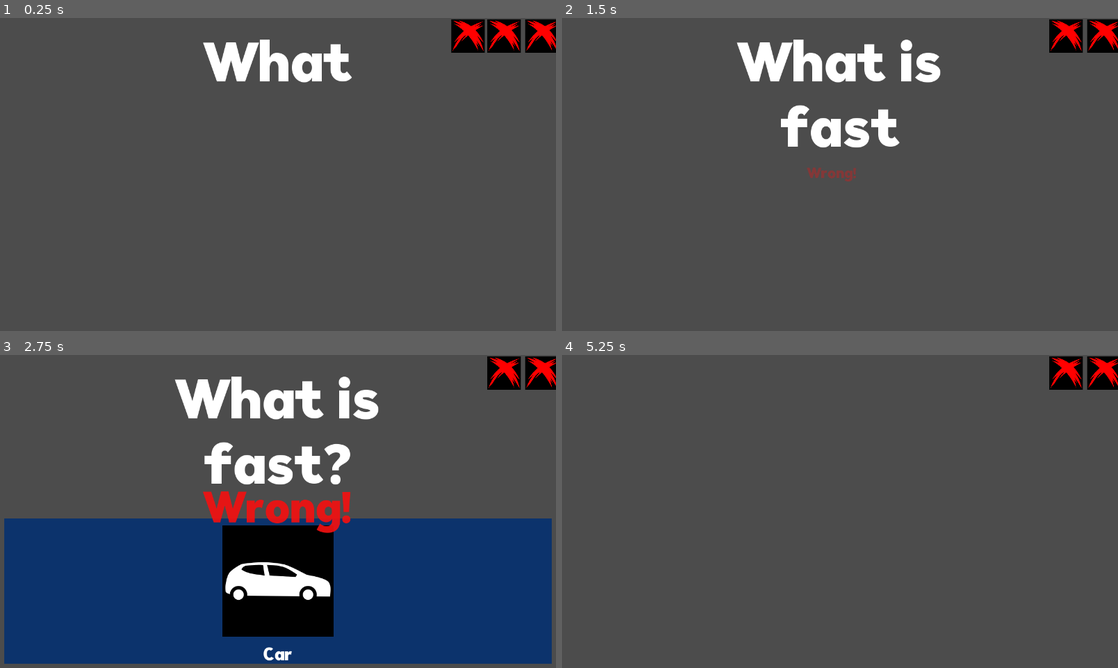
Above: before the commit, frames 1-4 (two rows, left to right).
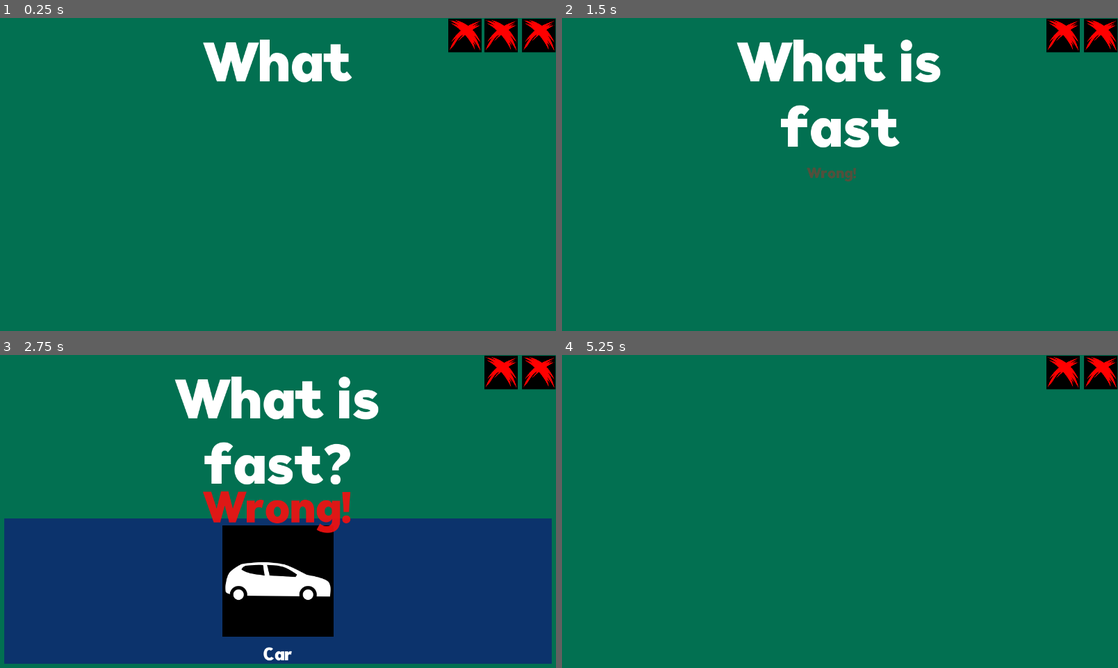
Above: after the commit, the same moments.

Repository: szymon112233/Filmufkapro
Game: Godot game, scene res://Main.tscn
Same seed, same stepped clock (60 frames per second), same inputs: the game is played once before the commit and once after it.
Inputs:
- Up to frame 1 (0.25 s): no input
- Up to frame 2 (1.5 s): tap Enter at 0.5 s; hold Right (right_option) 0.53-1.28 s; tap Space at 1.25 s; hold Left (left_option) from 1.28 s (still down)
- Up to frame 3 (2.75 s): release Left (left_option) at 2.03 s; hold Right (right_option) from 2.03 s (still down)
- Up to frame 4 (5.25 s): release Right (right_option) at 3.53 s; hold Left (left_option) from 3.53 s (still down)

The runs differ from the first frame. In frame 1, 97% of the frame differs, in the area x 0-100%, y 0-100%; in frame 2, 96%; in frame 3, 49%; in frame 4, 99%.

Commit message:
Small ui adjustments

Diff:
--- a/UI/Main UI.tscn
+++ b/UI/Main UI.tscn
@@ -67,6 +67,11 @@
 PathToOption1 = NodePath("HBoxContainer/Option 1 UI")
 PathToOption2 = NodePath("HBoxContainer/Option 2 UI")
 
+[node name="ColorRect" type="ColorRect" parent="."]
+anchor_right = 1.0
+anchor_bottom = 1.0
+color = Color( 0.0117647, 0.443137, 0.321569, 1 )
+
 [node name="HBoxContainer" type="HBoxContainer" parent="."]
 anchor_top = 1.0
 anchor_right = 1.0
@@ -75,18 +80,18 @@
 margin_top = -344.0
 margin_right = -10.0
 margin_bottom = -10.0
-custom_constants/separation = 160
+custom_constants/separation = 0
 
 [node name="Option 1 UI" parent="HBoxContainer" instance=ExtResource( 1 )]
 anchor_right = 0.0
 anchor_bottom = 0.0
-margin_right = 550.0
+margin_right = 630.0
 margin_bottom = 334.0
 
 [node name="Option 2 UI" parent="HBoxContainer" instance=ExtResource( 1 )]
 anchor_right = 0.0
 anchor_bottom = 0.0
-margin_left = 710.0
+margin_left = 630.0
 margin_right = 1260.0
 margin_bottom = 334.0
 
@@ -115,10 +120,8 @@
 [node name="Healthbar UI" parent="." instance=ExtResource( 4 )]
 anchor_left = 1.0
 anchor_bottom = 0.0
-margin_left = -1273.0
-margin_top = 1.0
-margin_right = 7.0
-margin_bottom = 721.0
+margin_left = -1280.0
+margin_bottom = 720.0
 
 [node name="WrongLabel" type="Label" parent="."]
 anchor_left = 0.5
